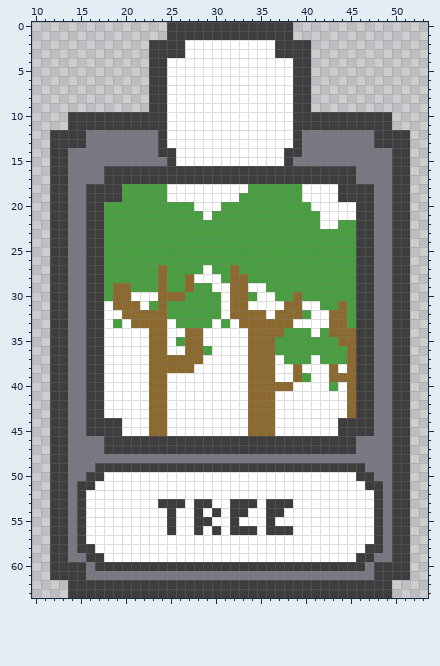
Pixel-art sprite: src/images/card-tree.png. This is how it looked before the edit.
The file is 64x64 pixels. Shown: x 10..53, y 0..63.
The result:
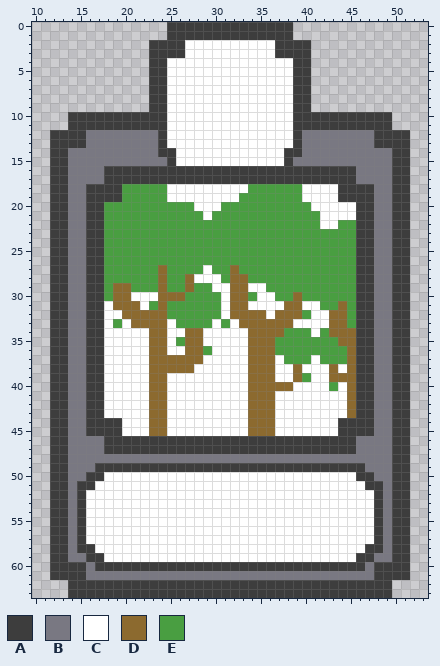
Palette (. is transparent): A #3d3d3d  B #797882  C #ffffff  D #8c6a2f  E #499e41
Commit message: BIG improve for card creation
The exact change:
@@ x 22..40 @@
 52 CCCCCCCCCCCCCCCCCCC
-53 CCAAACAACCAAACAAACC
-54 CCCACCACACAACCAACCC
-55 CCCACCAACCACCCACCCC
-56 CCCACCACACAAACAAACC
+53 CCCCCCCCCCCCCCCCCCC
+54 CCCCCCCCCCCCCCCCCCC
+55 CCCCCCCCCCCCCCCCCCC
+56 CCCCCCCCCCCCCCCCCCC
 57 CCCCCCCCCCCCCCCCCCC
